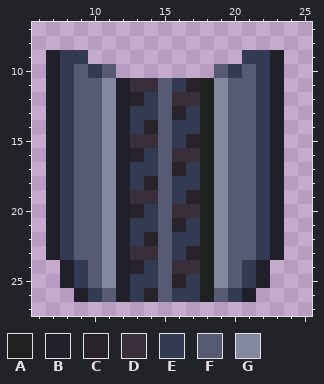
Edited in one commit: pixel-art sprite (Resources/Textures/Structures/Storage/suit_storage.rsi/door.png). The first picture shows the starting point.
The file is 32x32 pixels. Shown: x 6..25, y 7..27.
Palette (. is transparent): A #1f2020  B #1f2029  C #28222a  D #382f3b  E #323a54  F #565a72  G #8388a0
The result:
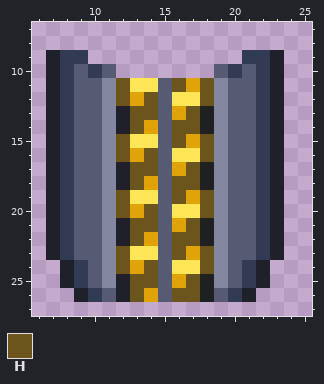
Colours new in this view: H #6c541d
What changed:
colour C: #28222a -> #e0a409
colour D: #382f3b -> #ffe656
y 11: x 12 B -> H; x 16 E -> H; x 18 A -> H
y 12: x 12 B -> H; x 14 E -> H; x 18 A -> H
y 13: x 13..14 EE -> HH; x 17 E -> H
y 14: x 13 E -> H; x 16..17 EE -> HH
y 15: x 12 B -> H; x 16 E -> H; x 18 A -> H
y 16: x 12 B -> H; x 14 E -> H; x 18 A -> H
y 17: x 13..14 EE -> HH; x 17 E -> H
y 18: x 13 E -> H; x 16..17 EE -> HH
y 19: x 12 B -> H; x 16 E -> H; x 18 A -> H
y 20: x 12 B -> H; x 14 E -> H; x 18 A -> H
y 21: x 13..14 EE -> HH; x 17 E -> H
y 22: x 13 E -> H; x 16..17 EE -> HH
y 23: x 12 B -> H; x 16 E -> H; x 18 A -> H
y 24: x 12 B -> H; x 14 E -> H; x 18 A -> H
y 25: x 13..14 EE -> HH; x 17 E -> H
y 26: x 13 E -> H; x 16..17 EE -> HH
Where, in picture pixels (left, top, right, bottom), the same in both pictures:
changed: (116, 78, 214, 302)
